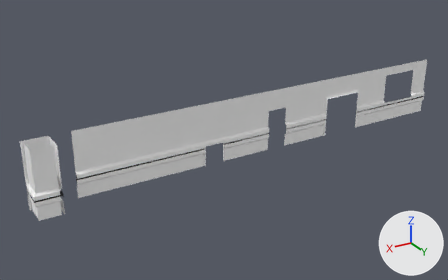
Before and after pictures for a commit that changed the Blender file vongott/Assets/Mesh/Walls/wall_handrail_1.blend.
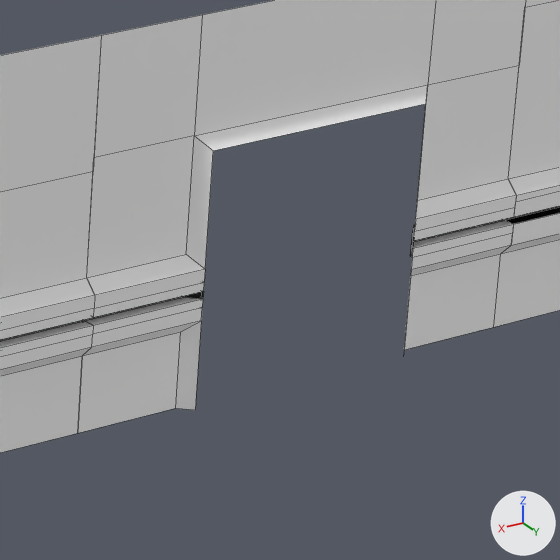
There are two pictures of each version: one whole from a camera (50 mm lens) standing at (10.51, 22.47, 12.35) and looking at (-3.19, -0.36, 0.93), one close up on the part from 66% to 84% of the width and 28% to 56% of the height. The axes (+X, +Y, +Z) are drawn at lower right. The lights are the same throughout. The close-ups show mesh edges as thin lines.

Before the edit, the objects in view are built like this:
```python
me_plane_002 = bpy.data.meshes.new('Plane.002')
me_plane_002.from_pydata(...)  # 76 vertices, 50 faces; spans x -4.0..0.0, y 0.0..3.0, z 0.0..0.12
me_plane_002.materials.append(mat_wall_handrail_1_png)  # picture img_wall_handrail_1_png
# before: 15 (-1.0, 0.93, 0.0) at pixel (203, 291), 16 (-1.0, 0.7, 0.0) at pixel (201, 320), 21 (-1.0, 1.1, 0.0) at pixel (205, 269), 22 (-1.0, 0.87, 0.0) at pixel (202, 298), 33 (-3.0, 0.87, 0.0) at pixel (412, 248)
# before: 34 (-3.0, 1.1, 0.0) at pixel (415, 219), 39 (-3.0, 0.93, 0.0) at pixel (413, 240), 58 (-1.0, 1.0, 0.0) at pixel (204, 282), 61 (-1.0, 0.8, 0.0) at pixel (202, 307), 66 (-3.0, 1.0, 0.0) at pixel (414, 231)
# before: 69 (-3.0, 0.8, 0.0) at pixel (412, 257), 71 (-3.0, 0.7, 0.0) at pixel (411, 269), 72 (-1.0, 2.0, 0.0) at pixel (213, 150), 73 (-3.0, 0.0, 0.0) at pixel (403, 356), 74 (-3.0, 2.0, 0.0) at pixel (425, 103)
# before: 75 (-1.0, 0.0, 0.0) at pixel (195, 409)
me_plane_003 = bpy.data.meshes.new('Plane.003')
me_plane_003.from_pydata(...)  # 72 vertices, 45 faces; spans x -4.0..0.0, y 0.0..3.0, z 0.0..0.12
me_plane_003.materials.append(mat_wall_handrail_1_png)  # picture img_wall_handrail_1_png
me_plane_004 = bpy.data.meshes.new('Plane.004')
me_plane_004.from_pydata(...)  # 64 vertices, 42 faces; spans x 0.0..4.0, y 0.0..3.0, z 0.0..0.12
me_plane_004.materials.append(mat_wall_handrail_1_png)  # picture img_wall_handrail_1_png
ob_wall_handrail_1_door_double = bpy.data.objects.new('wall_handrail_1_door_double', me_plane_002)
ob_wall_handrail_1_door_double.location = (-8.0, 0.0, 0.0)
ob_wall_handrail_1_door_double.rotation_euler = (1.571, 0.0, 0.0)  # degrees (90, 0, 0)
ob_wall_handrail_1_door_single = bpy.data.objects.new('wall_handrail_1_door_single', me_plane_003)
ob_wall_handrail_1_door_single.location = (-4.0, 0.0, 0.0)
ob_wall_handrail_1_door_single.rotation_euler = (1.571, 0.0, 0.0)  # degrees (90, 0, 0)
ob_wall_handrail_1_window = bpy.data.objects.new('wall_handrail_1_window', me_plane_004)
ob_wall_handrail_1_window.location = (-16.0, 0.0, 0.0)
ob_wall_handrail_1_window.rotation_euler = (1.571, 0.0, 0.0)  # degrees (90, 0, 0)
```
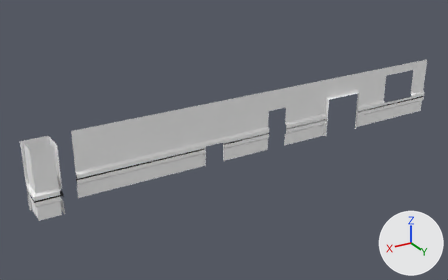
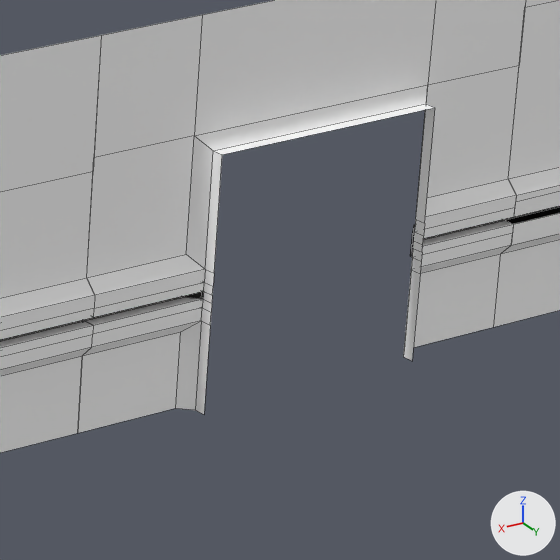
Patch to the scene script:
```diff
--- a/vongott/Assets/Mesh/Walls/wall_handrail_1.blend.py
+++ b/vongott/Assets/Mesh/Walls/wall_handrail_1.blend.py
@@ me_plane_002 @@
 # used by ob_wall_handrail_1_door_double; location = (-8.0, 0.0, 0.0); rotation_euler = (1.571, 0.0, 0.0), in degrees (90, 0, 0)
 # verts and faces of me_plane_002; kept vertices keep their numbers, new ones are numbered from 76
-me_plane_002.from_pydata(...)  # 76 vertices, 50 faces; spans x -4.0..0.0, y 0.0..3.0, z 0.0..0.12
+me_plane_002.from_pydata(...)  # 92 vertices, 65 faces; spans x -4.0..0.0, y 0.0..3.0, z -0.1..0.12
+# me_plane_002 part 1
+for new, old in zip([*range(76, 92)], [15, 16, 21, 22, 33, 34, 39, 58, 61, 66, 69, *range(71, 76)]): verts[new] = verts[old] + (0.0, 0.0, -0.1)
+faces += [(21, 72, 88, 78), (71, 73, 89, 87), (22, 79, 84, 61), (33, 69, 86, 80), (69, 71, 87, 86), (15, 76, 79, 22)]
+faces += [(21, 78, 83, 58), (33, 80, 82, 39), (34, 81, 90, 74), (16, 61, 84, 77), (34, 66, 85, 81), (16, 77, 91, 75)]
+faces += [(72, 74, 90, 88), (15, 58, 83, 76), (39, 82, 85, 66)]
 me_plane_002.materials.append(mat_wall_handrail_1_png)
```

Pixel boxes [x1, y1, x2, y2] of what changed, in the close-ups (560 x 560 px):
part 1 of me_plane_002, added
    after: [195, 104, 435, 414]
